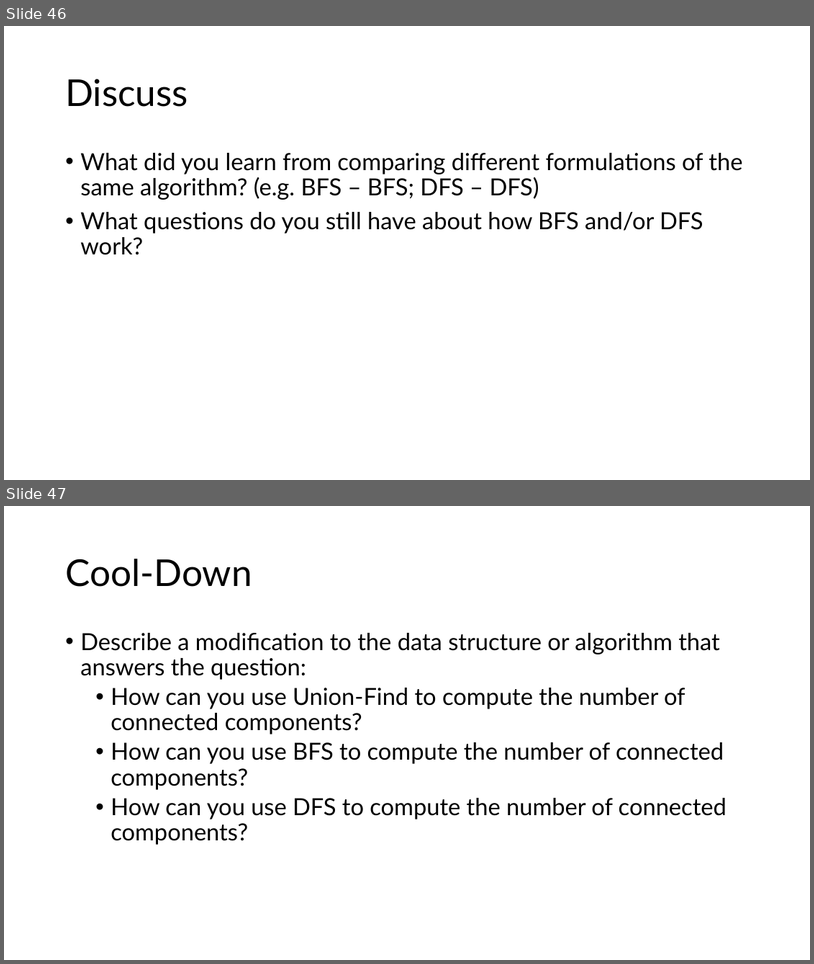
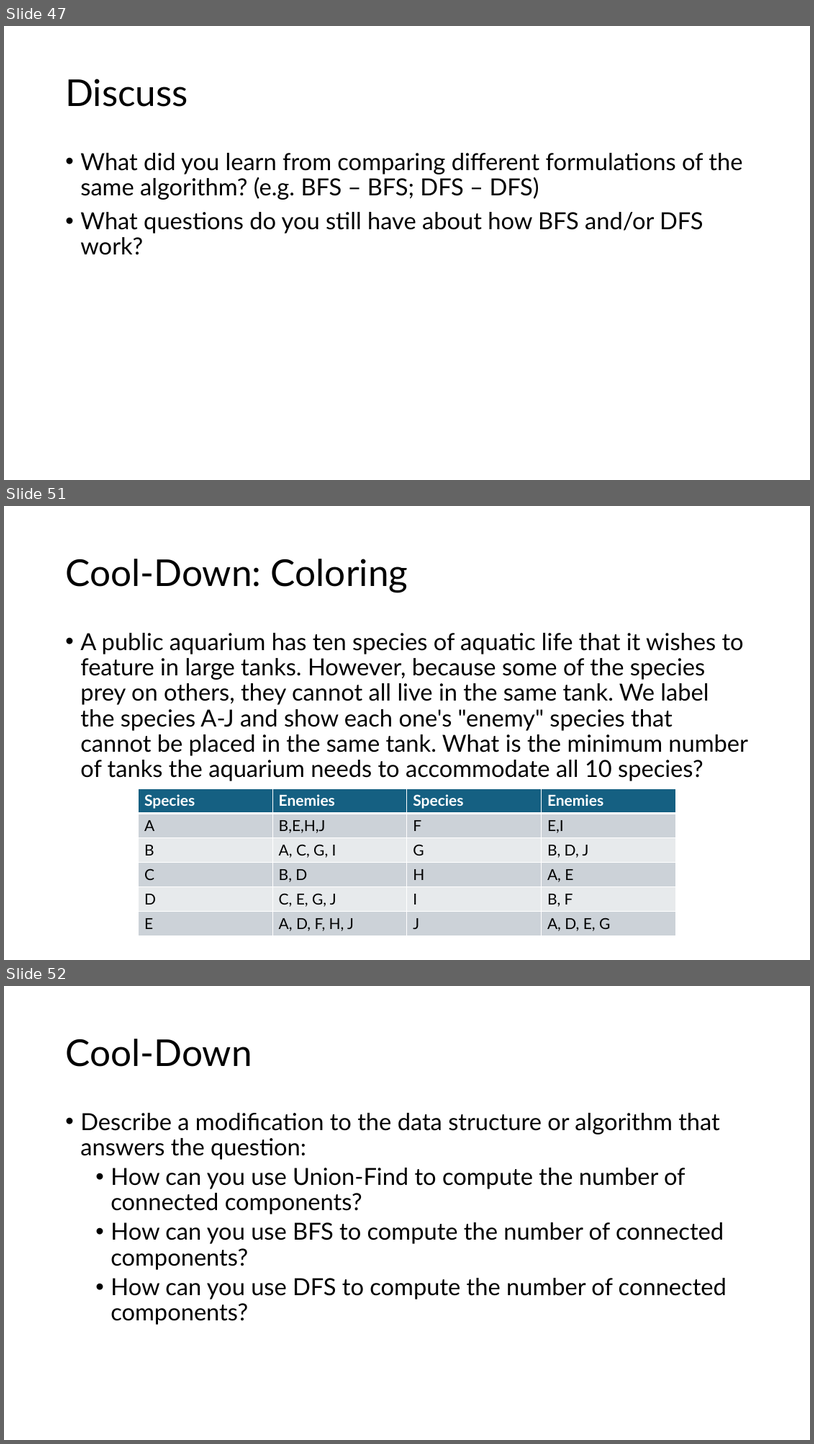
Before and after one commit to SMC-CS-374-Sp26/Unit-2-Data-Structures, a slide deck: BFS-DFS.pptx. Shown one above the other, each under a label of ours: slides 46 and 47 before the commit, slides 47, 51 and 52 after it; the slides between them are not shown. The pictures are 814x964 and 814x1444 pixels, drawn with LibreOffice and Linux fonts; fonts in the diff are those of the drawing. Boxes give left, top, right and bottom in pixels: in the first picture for what was removed or moved away, otherwise in the second. Text is boxed around its words. In the diff, an @@ line names an element or a change of style, - is before the commit and + after.

```diff
--- a/BFS-DFS.pptx
+++ b/BFS-DFS.pptx
@@ slide 51 added at (4, 506, 810, 960), background #FFFFFF @@
@@ title added at (65, 559, 408, 592), 44 pt, text #000000 @@
+Cool-Down: Coloring
@@ text added at (80, 633, 748, 781), 28 pt, text #000000 @@
+• A public aquarium has ten species of aquatic life that it wishes to feature in large tanks. However, because some of the species prey on others, they cannot all live in the same tank. We label the species A-J and show each one's "enemy" species that cannot be placed in the same tank. What is the minimum number of tanks the aquarium needs to accommodate all 10 species?
@@ table added at (139, 788, 676, 936), 6 rows, 4 columns @@
+Species | Enemies | Species | Enemies
+A | B,E,H,J | F | E,I
+B | A, C, G, I | G | B, D, J
+C | B, D | H | A, E
+D | C, E, G, J | I | B, F
+E | A, D, F, H, J | J | A, D, E, G
@@ what was slide 46 is now slide 47 @@
@@ what was slide 47 is now slide 52 @@
```
Also in this commit, not shown: 1 slide changed, 4 other slides added, 1 other file.
